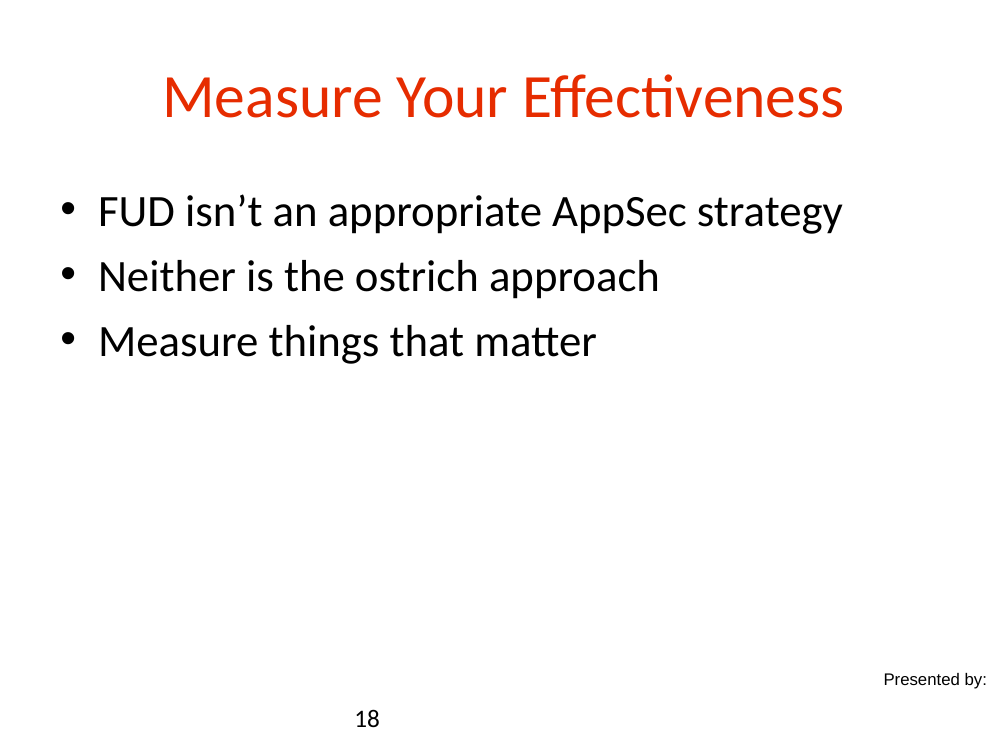
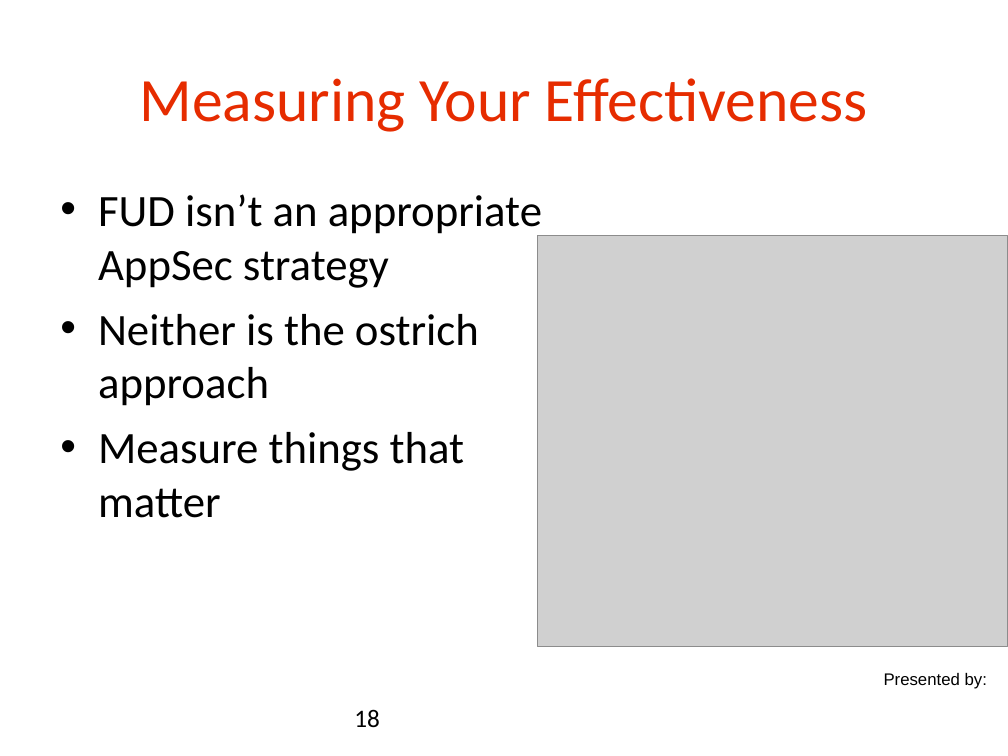
Before and after one commit to danielsomerfield/app-sec-presentation, a slide deck: slide 18 of AppSec Presentation Deck Day 5.ppt. Drawn at 1008x756 pixels with LibreOffice and Linux fonts; fonts in the diff are those of the drawing; grey boxes stand for pictures; background and template pictures are left out. Boxes give left, top, right and bottom in pixels: in the first picture for what was removed or moved away, otherwise in the second. Text is boxed around its words. In the diff, an @@ line names an element or a change of style, - is before the commit and + after.

```diff
--- a/AppSec Presentation Deck Day 5.ppt
+++ b/AppSec Presentation Deck Day 5.ppt
@@ title at [139, 78, 867, 132]: text changed @@
-Measure Your Effectiveness
+Measuring Your Effectiveness
@@ text "FUD isn’t an appropriate AppSec ..." rewrapped from [98, 194, 843, 364] to [98, 194, 542, 518] @@
@@ picture added at [537, 235, 1008, 646] @@
```
Also in this commit, not shown: 11 other slides changed, 4 other files.
